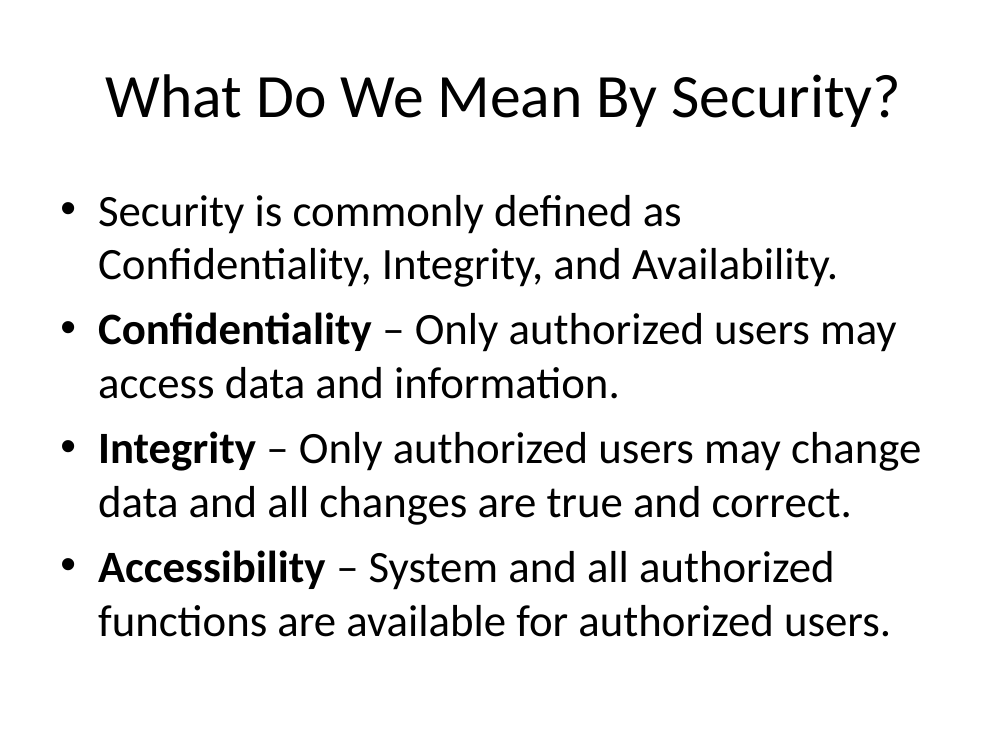
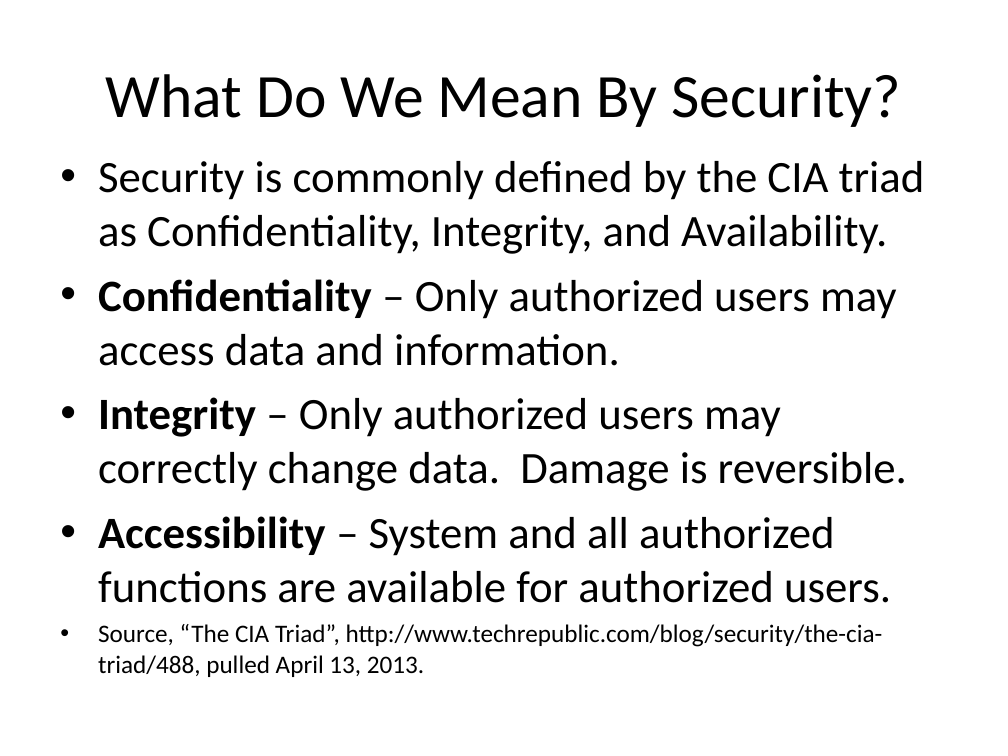
Before and after one commit to EdCharbeneau/CodePaLOUsa, a slide deck: slide 5 of 2013/LocalStorageSecurity/LocalStoragePresentation.ppt (slide 4 before the commit). Drawn at 1008x756 pixels with LibreOffice and Linux fonts; fonts in the diff are those of the drawing. Boxes give left, top, right and bottom in pixels: in the first picture for what was removed or moved away, otherwise in the second. Text is boxed around its words. In the diff, an @@ line names an element or a change of style, - is before the commit and + after.

```diff
--- a/2013/LocalStorageSecurity/LocalStoragePresentation.ppt
+++ b/2013/LocalStorageSecurity/LocalStoragePresentation.ppt
@@ text "Security is commonly defined by ...": place and size @@
-text "Security is commonly defined by ..." at <box>98,195,921,637</box>
+text "Security is commonly defined by ..." at <box>98,161,925,677</box>
@@ text at <box>98,161,925,254</box>: text changed @@
-• Security is commonly defined as Confidentiality, Integrity, and Availability.
+• Security is commonly defined by the CIA triad as Confidentiality, Integrity, and Availability.
@@ text at <box>98,397,907,491</box>: text changed @@
-• Integrity – Only authorized users may change data and all changes are true and correct.
+• Integrity – Only authorized users may correctly change data. Damage is reversible.
@@ text at <box>98,624,883,677</box>: paragraph added @@
+• Source, “The CIA Triad”, http://www.techrepublic.com/blog/security/the-cia-triad/488, pulled April 13, 2013.
```
Also in this commit, not shown: 2 other slides changed, 8 slides added, 1 slide removed, 6 other files.
